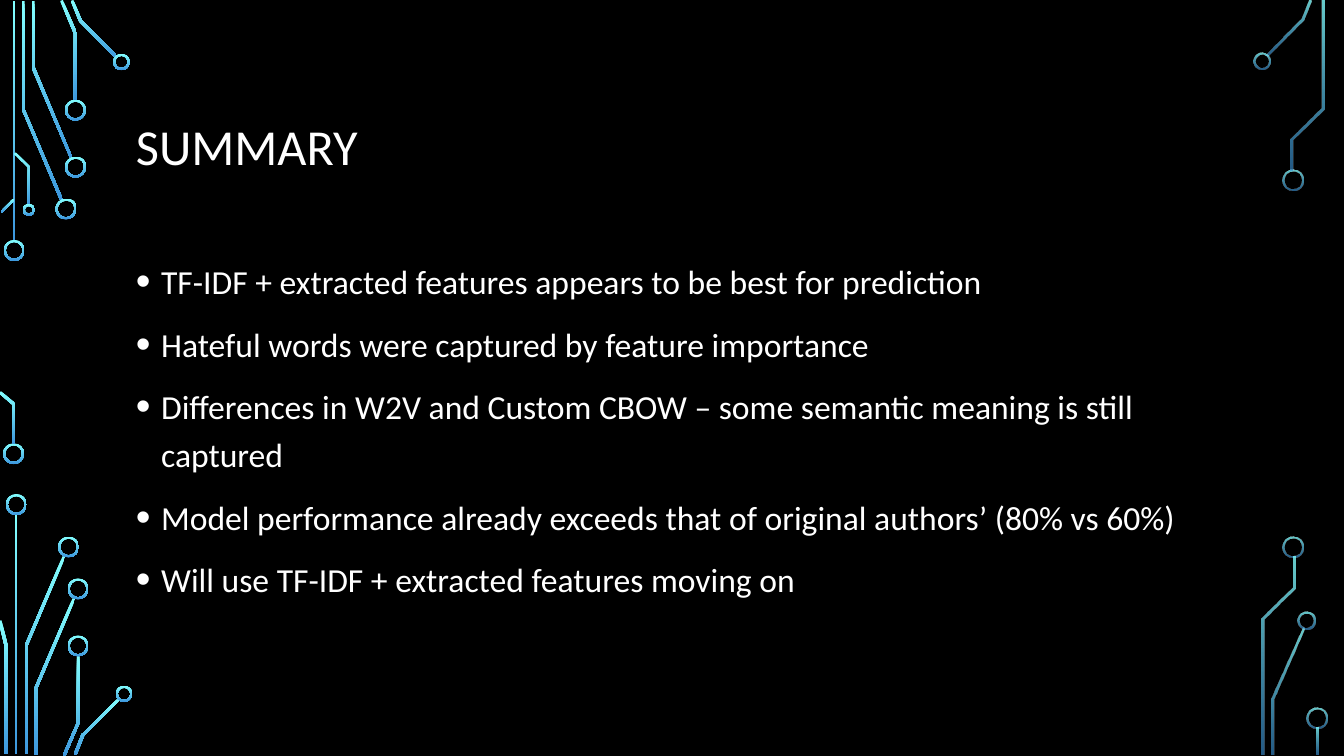
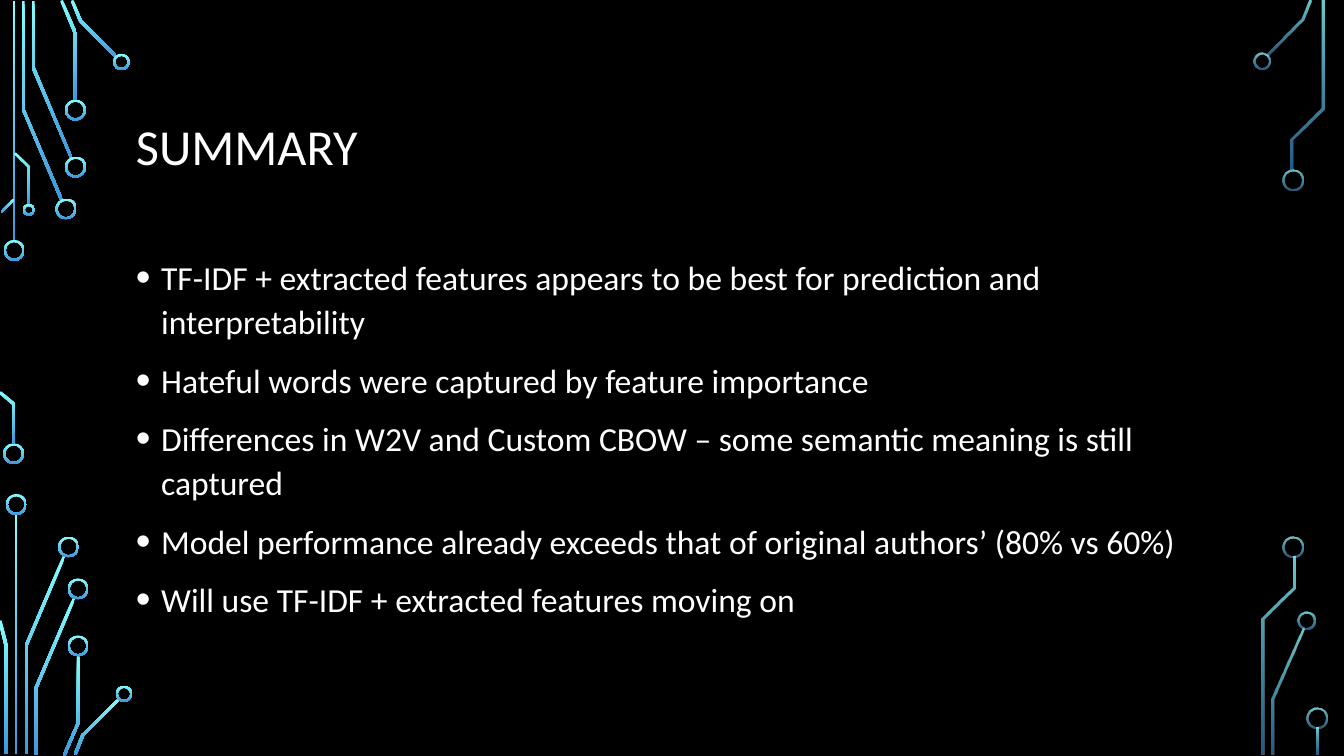
Before and after one commit to sheensta/twitter_hate_speech, a slide deck: slide 24 of deliverables/Hate_Speech_-_Milestone_Two.pptx (slide 23 before the commit). Drawn at 1344x756 pixels with LibreOffice and Linux fonts; fonts in the diff are those of the drawing; background and template pictures are left out. Boxes give left, top, right and bottom in pixels: in the first picture for what was removed or moved away, otherwise in the second. Text is boxed around its words. In the diff, an @@ line names an element or a change of style, - is before the commit and + after.

```diff
--- a/deliverables/Hate_Speech_-_Milestone_Two.pptx
+++ b/deliverables/Hate_Speech_-_Milestone_Two.pptx
@@ text at bbox=[161, 266, 1040, 340]: text changed @@
-• TF-IDF + extracted features appears to be best for prediction
+• TF-IDF + extracted features appears to be best for prediction and interpretability
@@ text at bbox=[161, 369, 1174, 618]: line spacing 1.2 to 1.1 @@
```
Also in this commit, not shown: 1 other slide changed, 1 slide added, 1 other file.
